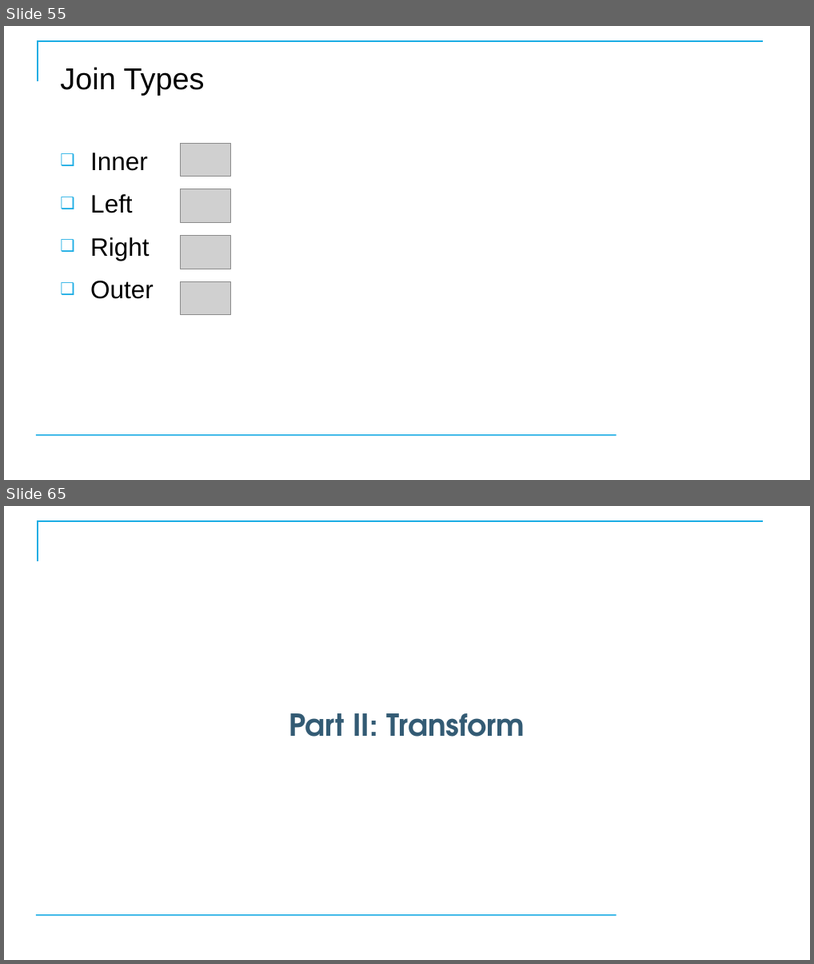
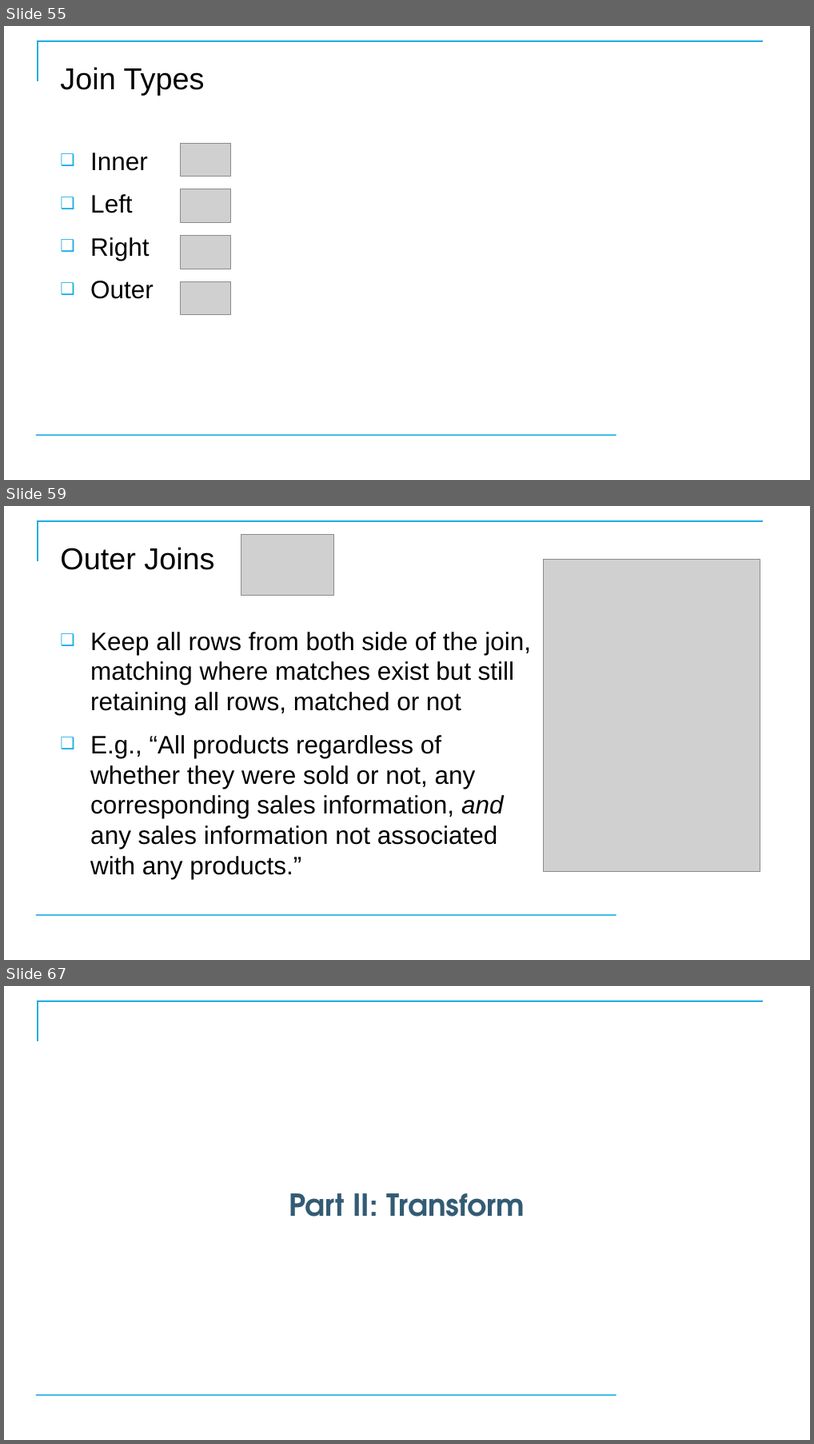
Before and after one commit to CostelloTechnicalConsulting/XTBP10---Tableau-Prep-Introduction, a slide deck: ppt/TableauPrepBuilderIntroV1_1.pptx. Shown one above the other, each under a label of ours: slides 55 and 65 before the commit, slides 55, 59 and 67 after it; the slides between them are not shown. The pictures are 814x964 and 814x1444 pixels, drawn with LibreOffice and Linux fonts; fonts in the diff are those of the drawing; grey boxes stand for pictures; background and template pictures are left out. Boxes give left, top, right and bottom in pixels: in the first picture for what was removed or moved away, otherwise in the second. Text is boxed around its words. In the diff, an @@ line names an element or a change of style, - is before the commit and + after.

```diff
--- a/ppt/TableauPrepBuilderIntroV1_1.pptx
+++ b/ppt/TableauPrepBuilderIntroV1_1.pptx
@@ slide 59 added at box(4, 506, 810, 960), background #FFFFFF; not listed: 2 template elements that a slide beside it also shows @@
@@ title added at box(60, 547, 214, 570), 36 pt, text #000000 @@
+Outer Joins
@@ picture added at box(241, 535, 334, 596) @@
@@ picture added at box(544, 559, 760, 871) @@
@@ text added at box(90, 632, 531, 879), 30 pt, text #000000 @@
+❑ Keep all rows from both side of the join, matching where matches exist but still retaining all rows, matched or not
+❑ E.g., “All products regardless of whether they were sold or not, any corresponding sales information, and any sales information not associated with any products.”
@@ what was slide 65 is now slide 67 @@
```
Also in this commit, not shown: 4 slides changed, 6 other slides added, 5 slides removed, 8 other files.
